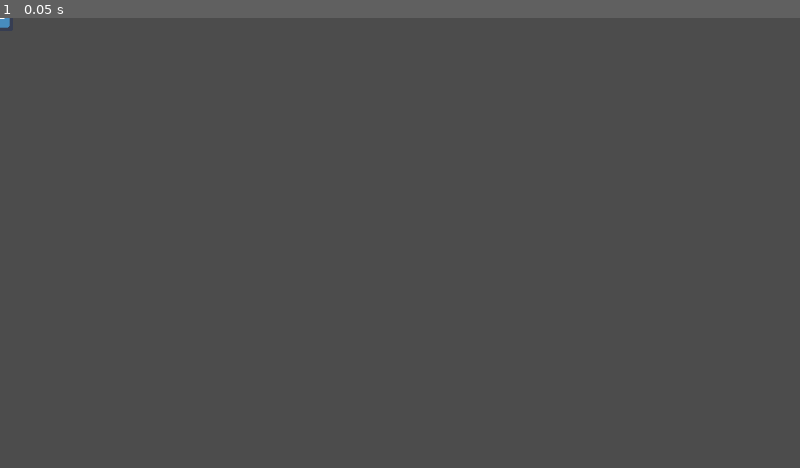
Above: before the commit, frame 1.
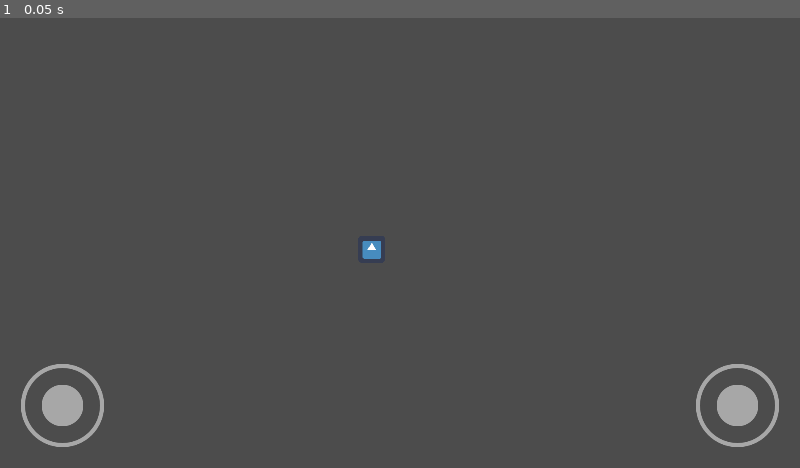
Above: after the commit, the same moment.

Repository: Kolgolar/In-Time
Game: Godot game, scene res://game/main/Main.tscn
Two runs of this game, one before a commit and one after it. Both use one fixed random seed, a clock stepped at 60 frames per second and the inputs below. The engine's default icon, where the game draws it, is replaced by a stand-in: a white triangle on a blue panel in a dark square.
Inputs:
- Up to frame 1 (0.05 s): no input

The runs differ from the first frame. In frame 1, 1.5% of the frame differs, in the area x 0-98%, y 0-96%.

Commit message:
Working joystick and exporting for android

Diff:
--- a/game/main/Main.tscn
+++ b/game/main/Main.tscn
@@ -1,21 +1,7 @@
-[gd_scene load_steps=3 format=2]
+[gd_scene load_steps=2 format=2]
 
-[ext_resource path="res://icon.png" type="Texture" id=1]
-
-[sub_resource type="SpriteFrames" id=1]
-animations = [ {
-"frames": [ ExtResource( 1 ) ],
-"loop": true,
-"name": "test",
-"speed": 5.0
-} ]
+[ext_resource path="res://game/player/Player.tscn" type="PackedScene" id=1]
 
 [node name="Main" type="Node2D"]
 
-[node name="Player" type="KinematicBody2D" parent="."]
-
-[node name="CollisionShape2D" type="CollisionShape2D" parent="Player"]
-
-[node name="AnimatedSprite" type="AnimatedSprite" parent="Player"]
-frames = SubResource( 1 )
-animation = "test"
+[node name="Player" parent="." instance=ExtResource( 1 )]
--- a/game/main/screen.gd
+++ b/game/main/screen.gd
@@ -10,17 +10,6 @@
 
 func _ready():
 	reload()
-#	timer = Timer.new()
-#	timer.connect("timeout", self, "fuck")
-#	add_child(timer)
-#	timer.start()
-#
-#
-#
-#func fuck():
-#	_set_size_values()
-#	_update_min_max_pos()
-#	print_resolutions()
 
 
 func reload() -> void:
--- /dev/null
+++ b/game/player/Player.tscn
@@ -0,0 +1,36 @@
+[gd_scene load_steps=5 format=2]
+
+[ext_resource path="res://game/player/joystick/Joystick.tscn" type="PackedScene" id=1]
+[ext_resource path="res://icon.png" type="Texture" id=2]
+[ext_resource path="res://game/player/player.gd" type="Script" id=3]
+
+[sub_resource type="SpriteFrames" id=1]
+animations = [ {
+"frames": [ ExtResource( 2 ) ],
+"loop": true,
+"name": "test",
+"speed": 5.0
+} ]
+
+[node name="Player" type="KinematicBody2D"]
+position = Vector2( 892, 555 )
+script = ExtResource( 3 )
+
+[node name="CollisionShape2D" type="CollisionShape2D" parent="."]
+
+[node name="AnimatedSprite" type="AnimatedSprite" parent="."]
+frames = SubResource( 1 )
+animation = "test"
+
+[node name="UI" type="CanvasLayer" parent="."]
+
+[node name="FireJoy" parent="UI" instance=ExtResource( 1 )]
+
+[node name="DirJoy" parent="UI" instance=ExtResource( 1 )]
+anchor_left = 1.0
+anchor_right = 1.0
+margin_left = -250.0
+margin_right = -50.0
+
+[editable path="UI/FireJoy"]
+[editable path="UI/DirJoy"]
--- a/game/ui/joystick/virtual_joystick.tscn
+++ b/game/player/joystick/Joystick.tscn
@@ -1,10 +1,10 @@
 [gd_scene load_steps=4 format=2]
 
-[ext_resource path="res://joystick/textures/joystick_base_outline.png" type="Texture" id=1]
-[ext_resource path="res://joystick/textures/joystick_tip_arrows.png" type="Texture" id=2]
-[ext_resource path="res://joystick/virtual_joystick.gd" type="Script" id=3]
+[ext_resource path="res://game/player/joystick/joystick.gd" type="Script" id=1]
+[ext_resource path="res://game/player/joystick/textures/joystick_base_outline.png" type="Texture" id=2]
+[ext_resource path="res://game/player/joystick/textures/joystick_tip.png" type="Texture" id=3]
 
-[node name="Virtual joystick" type="Control"]
+[node name="Joystick" type="Control"]
 modulate = Color( 1, 1, 1, 0.509804 )
 anchor_top = 1.0
 anchor_bottom = 1.0
@@ -12,7 +12,7 @@
 margin_top = -250.0
 margin_right = 250.0
 margin_bottom = -50.0
-script = ExtResource( 3 )
+script = ExtResource( 1 )
 __meta__ = {
 "_edit_use_anchors_": false
 }
@@ -31,7 +31,7 @@
 rect_pivot_offset = Vector2( 100, 100 )
 size_flags_horizontal = 4
 size_flags_vertical = 4
-texture = ExtResource( 1 )
+texture = ExtResource( 2 )
 stretch_mode = 6
 __meta__ = {
 "_edit_use_anchors_": false
@@ -51,7 +51,7 @@
 rect_pivot_offset = Vector2( 50, 50 )
 size_flags_horizontal = 4
 size_flags_vertical = 4
-texture = ExtResource( 2 )
+texture = ExtResource( 3 )
 stretch_mode = 6
 __meta__ = {
 "_edit_use_anchors_": false
--- a/game/ui/joystick/virtual_joystick.gd
+++ b/game/player/joystick/joystick.gd
@@ -8,6 +8,7 @@
 
 # The color of the button when the joystick is in use.
 export(Color) var pressed_color := Color.gray
+
 
 # If the input is inside this range, the output is zero.
 export(float, 0, 200, 1) var deadzone_size : float = 10
--- /dev/null
+++ b/game/player/player.gd
@@ -0,0 +1,19 @@
+extends KinematicBody2D
+
+var _move_vector := Vector2(0, 0)
+var _move_speed := 800
+
+onready var _DirJoy = $UI/DirJoy
+onready var _FireJoy = $UI/FireJoy
+
+func _ready():
+	pass
+
+
+func _physics_process(delta):
+	_moving(delta)
+
+
+func _moving(delta) -> void:
+	_move_vector = _DirJoy.get_output()
+	position += _move_vector * _move_speed * delta
--- a/project.godot
+++ b/project.godot
@@ -12,7 +12,7 @@
 "base": "Control",
 "class": "VirtualJoystick",
 "language": "GDScript",
-"path": "res://game/ui/joystick/virtual_joystick.gd"
+"path": "res://game/player/joystick/joystick.gd"
 } ]
 _global_script_class_icons={
 "VirtualJoystick": ""
@@ -36,6 +36,11 @@
 window/stretch/mode="2d"
 window/stretch/aspect="keep_height"
 
+[input_devices]
+
+pointing/emulate_touch_from_mouse=true
+pointing/emulate_mouse_from_touch=false
+
 [physics]
 
 common/enable_pause_aware_picking=true
Renamed: game/ui/joystick/textures/joystick_base_outline.png -> game/player/joystick/textures/joystick_base_outline.png
Not shown, changed: game/player/joystick/textures/joystick_base_outline.png.import
Renamed: game/ui/joystick/textures/joystick_tip.png -> game/player/joystick/textures/joystick_tip.png
Not shown, changed: game/player/joystick/textures/joystick_tip.png.import
Renamed: game/ui/joystick/textures/joystick_tip_arrows.png -> game/player/joystick/textures/joystick_tip_arrows.png
Not shown, changed: game/player/joystick/textures/joystick_tip_arrows.png.import
Not shown, added: android/.build_version
